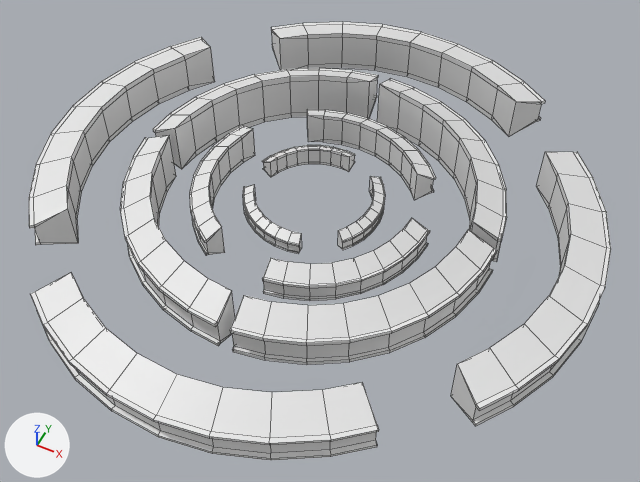
Two versions of the FBX model Assets/Scenes/Environment Assets/Player Hub/FBX/Game Ready/prop_Halo.fbx, one commit apart.
The view is the same before and after, from a 50 mm lens placed at (19.0, -37.1, 42.2), pointed at (1.3, -1.8, -1.9). The lights are fixed; the arrows at lower left show +X, +Y and +Z. Mesh edges are drawn as thin lines. Materials are left out; every surface is plain grey. Where no turn or scale is listed for an object, it has been applied to the vertices.

Objects in the first picture: 'prop_Halo A', 'prop_Halo B', 'prop_Halo C', 'prop_Halo D'.
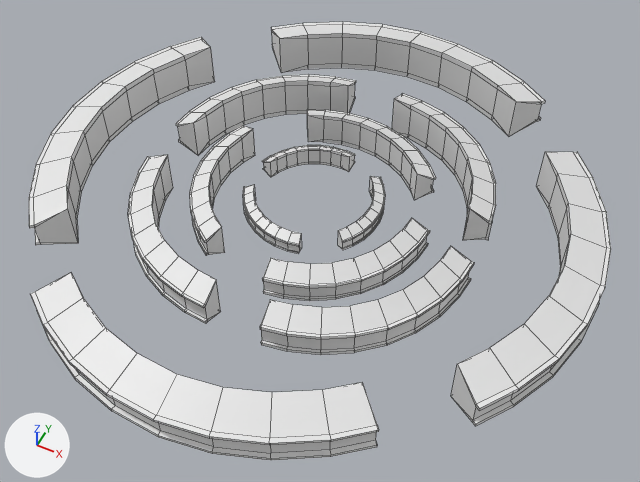
Where the change shows, as pixel boxes [x1, y1, x2, y2] in the pictures (640 x 482 px; the box of a moved part takes in the faces that stretch with it):
'prop_Halo A', reshaped: before [120, 68, 507, 365]; after [128, 74, 496, 355]
part 1 of me_cylinder_038, moved or reshaped: before [377, 78, 507, 262]; after [392, 93, 496, 240]
part 2 of me_cylinder_038, moved or reshaped: before [230, 230, 497, 365]; after [260, 246, 474, 355]
part 3 of me_cylinder_038, moved or reshaped: before [120, 135, 235, 346]; after [128, 155, 221, 324]
part 4 of me_cylinder_038, moved or reshaped: before [153, 68, 378, 169]; after [176, 74, 356, 156]

The change, as a list of edits to the scene's bpy script:
```text
Change me_cylinder_038:
    where me_cylinder_038.from_pydata(...)  # 416 vertices, 424 faces; spans x -12.6..12.6, y -12.6..12.6, z -1.9..1.9
    used by ob_prop_halo_a; location = (0.0, 0.0, 0.0)
    me_cylinder_038 part 1: the loose piece of 104 vertices spanning x -0.1..12.6, y 0.8..12.6, z -1.9..1.9 is scaled about its middle by 0.803, then moved by (0.2, 0.2, 0.0)
    me_cylinder_038 part 2: the loose piece of 104 vertices spanning x 0.8..12.6, y -12.6..0.1, z -1.9..1.9 is scaled about its middle by 0.803, then moved by (0.2, -0.2, 0.0)
    me_cylinder_038 part 3: the loose piece of 104 vertices spanning x -12.6..0.1, y -12.6..-0.8, z -1.9..1.9 is scaled about its middle by 0.803, then moved by (-0.2, -0.2, 0.0)
    me_cylinder_038 part 4: the loose piece of 104 vertices spanning x -12.6..-0.8, y -0.1..12.6, z -1.9..1.9 is scaled about its middle by 0.803, then moved by (-0.2, 0.2, 0.0)
```
